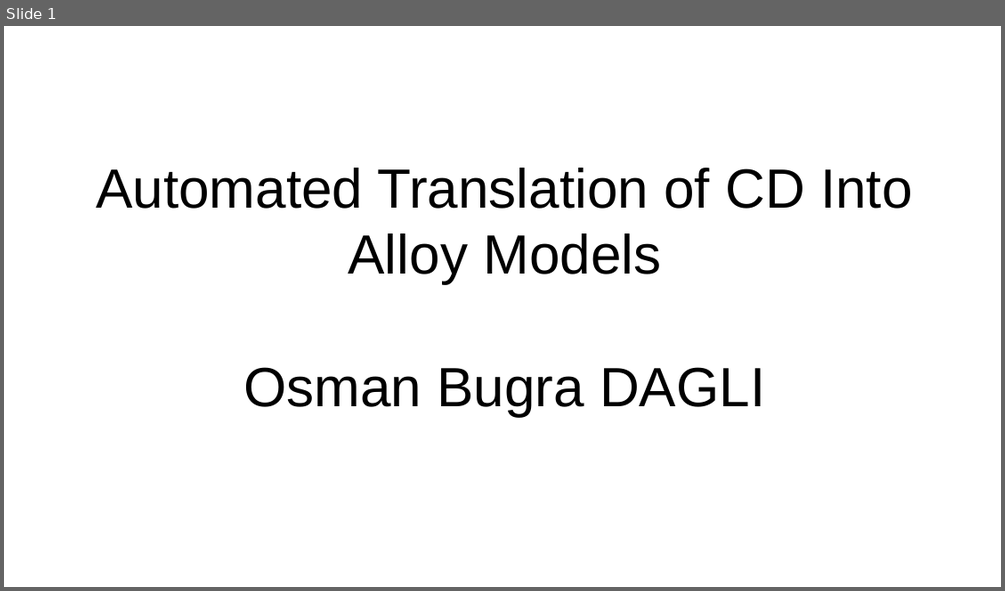
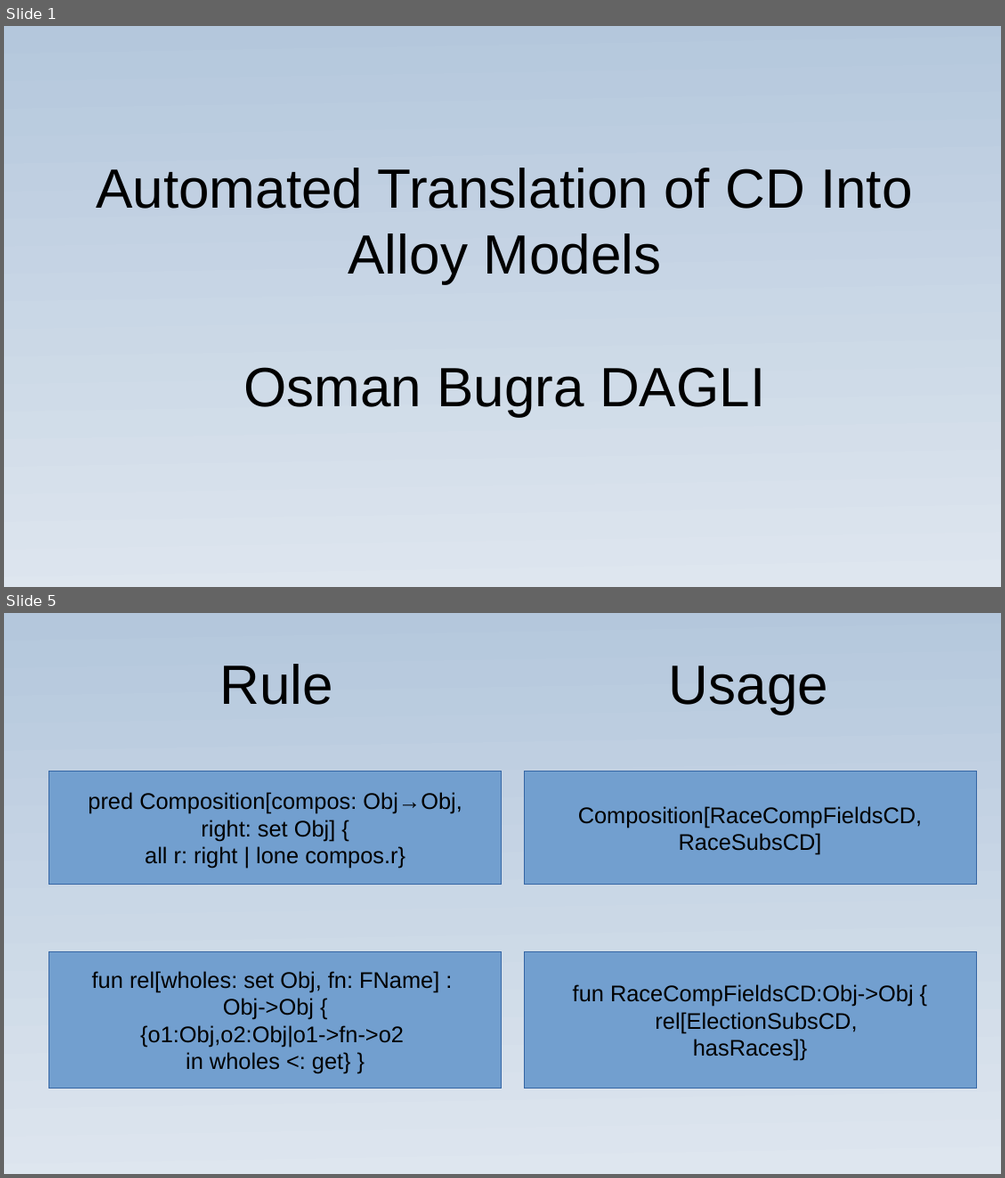
Before and after one commit to osmandagli/cd2alloy, a slide deck: slide/slide.odp. Shown one above the other, each under a label of ours: slide 1 before the commit, slides 1 and 5 after it; the slides between them are not shown. The pictures are 1005x591 and 1005x1178 pixels, drawn with LibreOffice and Linux fonts; fonts in the diff are those of the drawing. Boxes give left, top, right and bottom in pixels: in the first picture for what was removed or moved away, otherwise in the second. Text is boxed around its words. In the diff, an @@ line names an element or a change of style, - is before the commit and + after.

```diff
--- a/slide/slide.odp
+++ b/slide/slide.odp
@@ slide 5 added at [4, 613, 1001, 1174], background gradient #B4C7DC to #DEE6EF @@
@@ title added at [219, 664, 333, 705], 44 pt, text #000000 @@
+Rule
@@ title added at [669, 666, 828, 714], 44 pt, text #000000 @@
+Usage
@@ rectangle added at [49, 771, 502, 884], fill #729FCF, outline #3465A4 0 pt, 18 pt, text #000000 @@
+pred Composition[compos: Obj→Obj,
+right: set Obj] {
+all r: right | lone compos.r}
@@ rectangle added at [524, 771, 977, 884], fill #729FCF, outline #3465A4 0 pt, 18 pt, text #000000 @@
+Composition[RaceCompFieldsCD, RaceSubsCD]
@@ rectangle added at [49, 951, 502, 1088], fill #729FCF, outline #3465A4 0 pt, 18 pt, text #000000 @@
+fun rel[wholes: set Obj, fn: FName] :
+Obj->Obj {
+{o1:Obj,o2:Obj|o1->fn->o2
+in wholes <: get} }
@@ rectangle added at [524, 952, 977, 1088], fill #729FCF, outline #3465A4 0 pt, 18 pt, text #000000 @@
+fun RaceCompFieldsCD:Obj->Obj {
+rel[ElectionSubsCD,
+hasRaces]}
@@ slide 1 changed as well @@
@@ background #FFFFFF to gradient #B4C7DC to #DEE6EF @@
```
Also in this commit, not shown: 6 other slides added, 5 slides removed, 12 other files.
